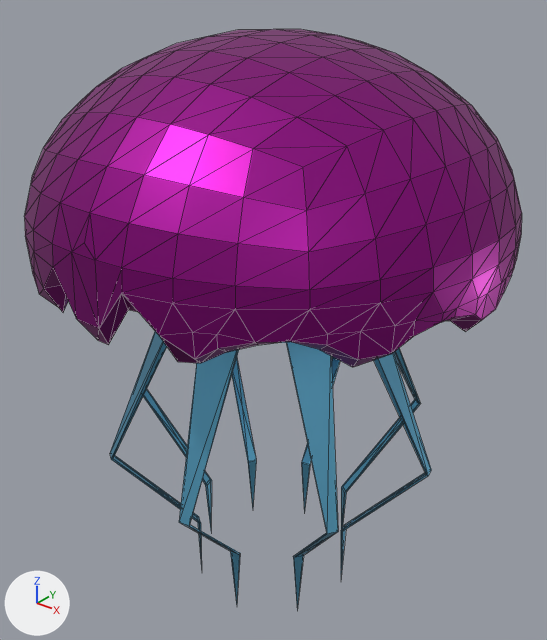
The glTF model asset/3d/jellyfish/jellyfish.glb, before and after one commit.
The view is the same before and after, from a 50 mm lens placed at (2.05, -2.56, 1.09), pointed at (-0.02, 0.03, -0.52). Every picture has the same lights, and +X, +Y and +Z are marked at lower left. Mesh edges are drawn as thin lines. Vertices at the same position are counted once.

Objects in the first picture: 'Roundcube'.
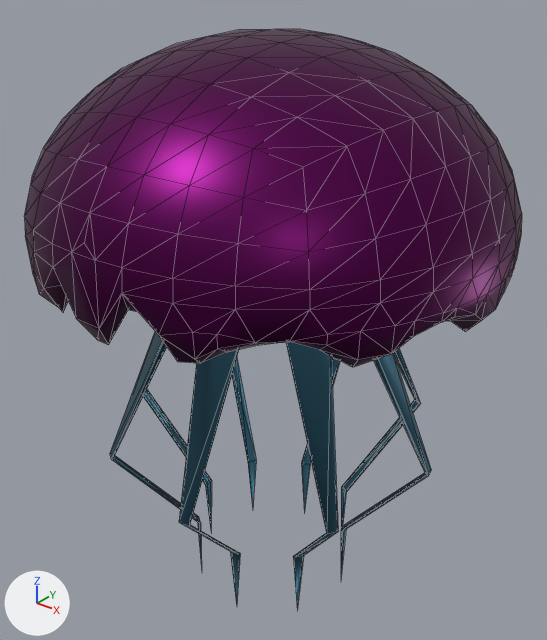
Diff of the bpy script that builds the scene:
```diff
--- a/asset/3d/jellyfish/jellyfish.glb.py
+++ b/asset/3d/jellyfish/jellyfish.glb.py
@@ mat_head @@
 mat_head = principled_material('head')
-mat_head.base_color = (0.358, 0.015, 0.299)  # pink #a12195
+mat_head.base_color = (0.114, 0.0066, 0.096)  # dark purple #5f1357
 mat_head.metallic = 2.5
@@ mat_body @@
 mat_body = principled_material('body')
-mat_body.base_color = (0.167, 0.54, 0.8)  # blue #72c2e7
+mat_body.base_color = (0.0727, 0.224, 0.328)  # blue #4c829b
 mat_body.metallic = 2.5
@@ me_roundcube @@
 me_roundcube.from_pydata(...)  # 818 vertices, 1622 faces; spans x -1.07..1.07, y -1.07..1.07, z -0.86..1.94
 # used by ob_roundcube; location = (0.0, 0.0, -1.137)
+# me_roundcube part 1: all faces are now shaded smooth (413 of 1622 changed)
 me_roundcube.materials.append(mat_head)
```

Where the change shows, as pixel boxes [x1, y1, x2, y2] in the pictures (547 x 640 px):
'Roundcube', recoloured, shading changed
    both: [24, 29, 522, 604]
part 1 of me_roundcube, shading changed
    both: [34, 29, 521, 609]
